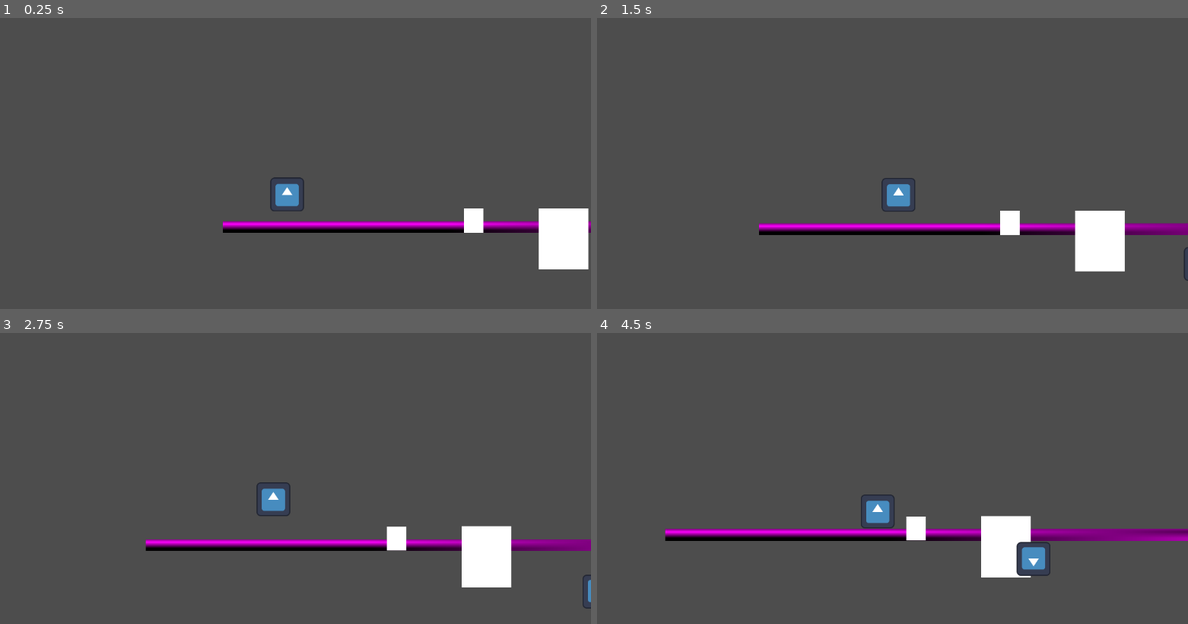
Above: before the commit, frames 1-4 (two rows, left to right).
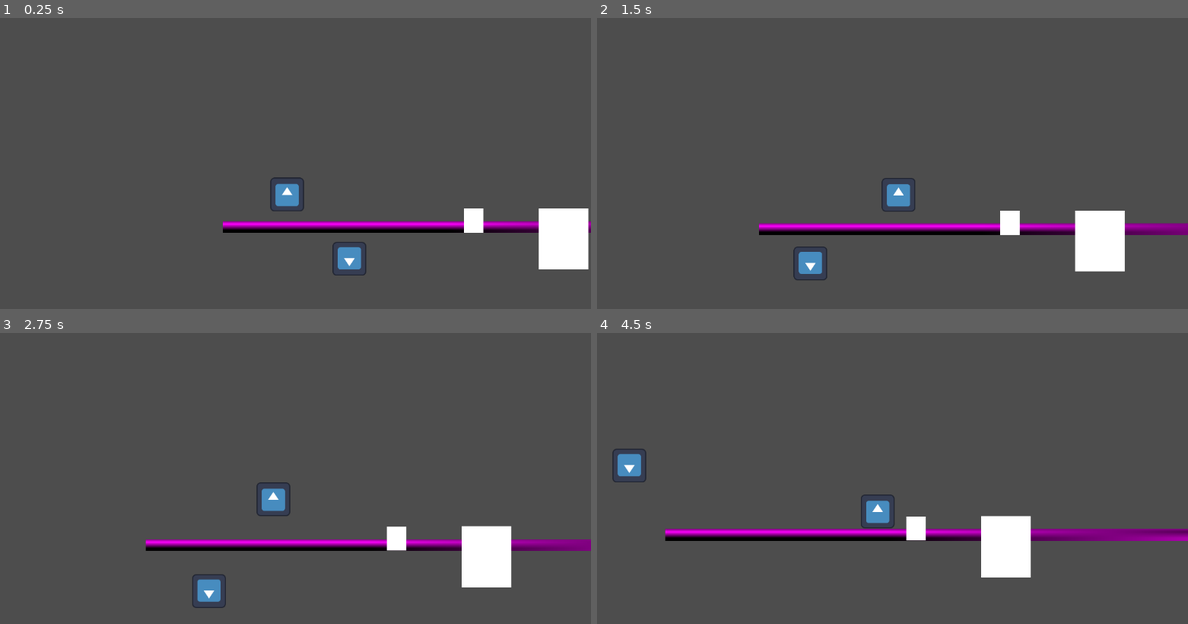
Above: after the commit, the same moments.

Repository: byKrem/Slimeflection
Game: Godot game, scene res://scenes/worlds/test_world.tscn
The game is run twice, just before and just after one commit, with the same random seed, the same clock (stepped at 60 frames per second) and the same inputs. The engine's default icon, where the game draws it, is replaced by a stand-in: a white triangle on a blue panel in a dark square.
Inputs:
- Up to frame 1 (0.25 s): no input
- Up to frame 2 (1.5 s): hold D (move_right) from 0.53 s (still down); tap S (drop) at 0.6 s; tap Space (jump) at 0.77, 0.8, 1.07, 1.35 s
- Up to frame 3 (2.75 s): tap Space (jump) at 1.52, 1.82, 2.3 s; tap S (drop) at 1.55, 2.1 s; release D (move_right) at 2.03 s; hold A (move_left) from 2.03 s (still down)
- Up to frame 4 (4.5 s): release A (move_left) at 2.78 s; hold D (move_right) 2.78-4.28 s; tap S (drop) at 2.85, 4.35 s; tap Space (jump) at 3.02, 3.32, 3.6, 3.77, 4.07 s; hold A (move_left) from 4.28 s (still down)

The runs differ from the first frame. In frame 1, 0.4% of the frame differs, in the area x 56-63%, y 76-89%; in frame 2, 0.4%; in frame 3, 0.5%; in frame 4, 1.0%, in the area x 2-77%, y 39-84%.

Commit message:
Changed player's reflection movement

Diff:
--- a/reflectedPlayer.gd
+++ b/reflectedPlayer.gd
@@ -1,11 +1,22 @@
-class_name MirrorPoint
-extends Node2D
+extends CharacterBody2D
 
-# TODO: Add collition
-func _process(_delta):
-	var distance = $"../Player".global_position - global_position
+const SPEED = 300
+const JUMP_SPEED = -400
 
-	$Reflection.global_position = Vector2(
-		global_position.x - distance.x,
-		global_position.y - distance.y
-	)
+var gravity = ProjectSettings.get_setting("physics/2d/default_gravity")
+
+func _physics_process(delta: float) -> void:
+
+	if !is_on_floor():
+		velocity.y -= gravity * delta
+
+	if Input.is_action_just_pressed("jump") and is_on_floor():
+		velocity.y -= JUMP_SPEED
+
+	if Input.is_action_just_pressed("drop") and !is_on_floor():
+		velocity.y += JUMP_SPEED * 3
+
+	var direction = Input.get_axis("move_right","move_left")
+	velocity.x = direction * SPEED
+
+	move_and_slide()
--- a/scenes/PlayerData/player.gd
+++ b/scenes/PlayerData/player.gd
@@ -6,7 +6,8 @@
 var gravity = ProjectSettings.get_setting("physics/2d/default_gravity")
 
 func _physics_process(delta: float) -> void:
-	velocity.y += gravity * delta
+	if !is_on_floor():
+		velocity.y += gravity * delta
 
 	if Input.is_action_just_pressed("jump") and is_on_floor():
 		velocity.y = JUMP_SPEED
--- a/scenes/worlds/test_world.tscn
+++ b/scenes/worlds/test_world.tscn
@@ -1,8 +1,9 @@
-[gd_scene load_steps=13 format=3 uid="uid://bfhfvsh6y8ypv"]
+[gd_scene load_steps=14 format=3 uid="uid://bfhfvsh6y8ypv"]
 
 [ext_resource type="PackedScene" uid="uid://bb1e51bf0kfc8" path="res://scenes/PlayerData/player.tscn" id="1_k3ref"]
 [ext_resource type="Texture2D" uid="uid://bmg1k86caldmb" path="res://icon.svg" id="2_nvj10"]
-[ext_resource type="Script" uid="uid://d0b17ito57hdm" path="res://reflectedPlayer.gd" id="3_havs6"]
+[ext_resource type="Script" uid="uid://d0b17ito57hdm" path="res://mirrorPoint.gd" id="3_havs6"]
+[ext_resource type="Script" uid="uid://dwqoove2s2pn5" path="res://reflectedPlayer.gd" id="3_wk3yy"]
 
 [sub_resource type="BoxMesh" id="BoxMesh_k3ref"]
 size = Vector3(1, 0.32, 1)
@@ -77,6 +78,9 @@
 script = ExtResource("3_havs6")
 
 [node name="Reflection" type="CharacterBody2D" parent="MirrorPoint"]
+position = Vector2(-622, 152)
+up_direction = Vector2(0, 1)
+script = ExtResource("3_wk3yy")
 
 [node name="Sprite2D" type="Sprite2D" parent="MirrorPoint/Reflection"]
 texture = ExtResource("2_nvj10")
Not shown, changed: reflectedPlayer.gd.uid
